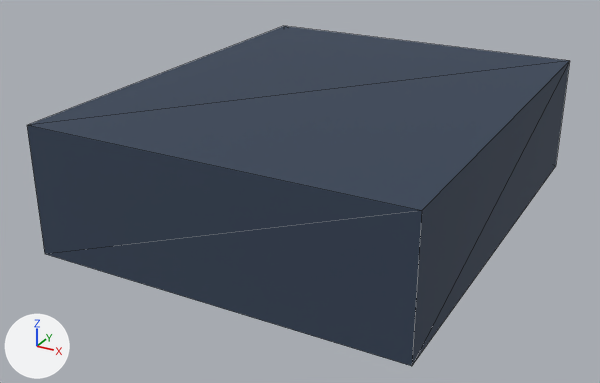
An edit to the glTF model public/assets/models/buildings/bld_industrial_warehouse_01.glb, drawn before and after from the same camera.
Rendered twice from a 50 mm camera at (25.4, -50.7, 26.0) aimed at (-1.1, -2.6, 1.9). The axes (+X, +Y, +Z) are drawn at lower left. The lights are the same throughout. The older version comes first. Mesh edges are drawn as thin lines. Where no turn or scale is listed for an object, it has been applied to the vertices. Vertices at exactly the same position are counted once.
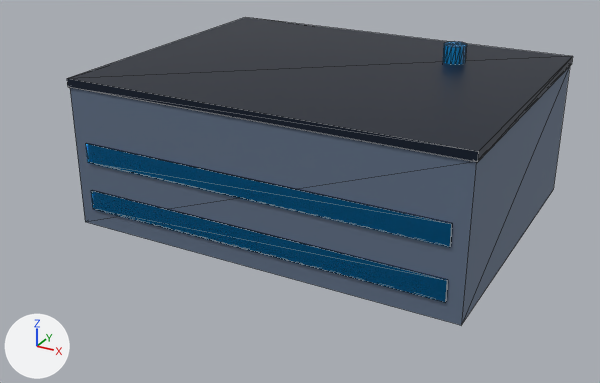
Where the change shows, as pixel boxes [x1, y1, x2, y2] in the pictures (600 x 383 px):
```json
{"object": "Mesh_0", "change": "recoloured, rescaled", "before": [27, 26, 570, 366], "after": [70, 67, 570, 325]}
{"object": "Mesh_1", "change": "added", "after": [67, 17, 573, 163]}
{"object": "Mesh_3", "change": "added", "after": [86, 143, 452, 247]}
{"object": "Mesh_2", "change": "added", "after": [91, 190, 448, 302]}
{"object": "Mesh_4", "change": "added", "after": [443, 42, 467, 64], "on screen": "blue"}
```

The change, as JSON lines over the scene's bpy script:
```json
{"op": "set", "path": "mat_material_0.base_color", "old": "(0.0331, 0.0529, 0.0908)", "new": "(0.127, 0.175, 0.258)", "note": "dark blue #334155 -> blue #64748b"}
{"op": "add", "block": "mat_material_3", "code": ["mat_material_3 = principled_material('Material_3')", "mat_material_3.base_color = (0.000607, 0.231, 0.571)  # blue #0284c7", "mat_material_3.roughness = 0.4"]}
{"op": "add", "block": "mat_material_2", "code": ["mat_material_2 = principled_material('Material_2')", "mat_material_2.base_color = (0.000607, 0.231, 0.571)  # blue #0284c7", "mat_material_2.metallic = 0.9", "mat_material_2.roughness = 0.1", "mat_material_2.alpha = 0.7"]}
{"op": "add", "block": "mat_material_1", "code": ["mat_material_1 = principled_material('Material_1')", "mat_material_1.base_color = (0.013, 0.0222, 0.0437)  # dark blue #1e293b", "mat_material_1.metallic = 0.6", "mat_material_1.roughness = 0.4"]}
{"block": "me_mesh_0", "where": "# used by ob_mesh_0; location = (0.0, 0.0, 4.5)"}
{"op": "remove", "block": "me_mesh_0", "code": "me_mesh_0.from_pydata(...)  # 8 vertices, 12 faces; spans x -13.0..13.0, y -16.0..16.0, z -4.5..4.5"}
{"op": "add", "block": "me_mesh_0", "code": "me_mesh_0.from_pydata(...)  # 8 vertices, 12 faces; spans x -14.0..14.0, y -11.0..11.0, z -5.0..5.0"}
{"block": "me_mesh_0", "change": "me_mesh_0 part 1: the whole mesh is scaled about its middle by (1.08, 0.688, 1.11)"}
{"op": "add", "block": "me_mesh_4", "code": ["me_mesh_4 = bpy.data.meshes.new('Mesh_4')", "me_mesh_4.from_pydata(...)  # 36 vertices, 64 faces; spans x -0.8..0.8, y -0.8..0.8, z -0.75..0.75", "me_mesh_4.materials.append(mat_material_3)  # blue #0284c7"]}
{"op": "add", "block": "me_mesh_3", "code": ["me_mesh_3 = bpy.data.meshes.new('Mesh_3')", "me_mesh_3.from_pydata(...)  # a box spanning x -13.0..13.0, y -0.1..0.1, z -0.7..0.7", "me_mesh_3.materials.append(mat_material_2)  # blue #0284c7"]}
{"op": "add", "block": "me_mesh_1", "code": ["me_mesh_1 = bpy.data.meshes.new('Mesh_1')", "me_mesh_1.from_pydata(...)  # a box spanning x -14.1..14.1, y -11.1..11.1, z -0.3..0.3", "me_mesh_1.materials.append(mat_material_1)  # dark blue #1e293b"]}
{"op": "set", "path": "ob_mesh_0.location", "old": "(0.0, 0.0, 4.5)", "new": "(0.0, 0.0, 5.0)"}
{"op": "add", "block": "ob_mesh_4", "code": ["ob_mesh_4 = bpy.data.objects.new('Mesh_4', me_mesh_4)", "ob_mesh_4.location = (7.0, 5.5, 11.1)"]}
{"op": "add", "block": "ob_mesh_3", "code": ["ob_mesh_3 = bpy.data.objects.new('Mesh_3', me_mesh_3)", "ob_mesh_3.location = (0.0, -11.08, 5.5)"]}
{"op": "add", "block": "ob_mesh_2", "code": ["ob_mesh_2 = bpy.data.objects.new('Mesh_2', me_mesh_3.copy())", "ob_mesh_2.location = (0.0, -11.08, 2.0)"]}
{"op": "add", "block": "ob_mesh_1", "code": ["ob_mesh_1 = bpy.data.objects.new('Mesh_1', me_mesh_1)", "ob_mesh_1.location = (0.0, 0.0, 10.3)"]}
```
